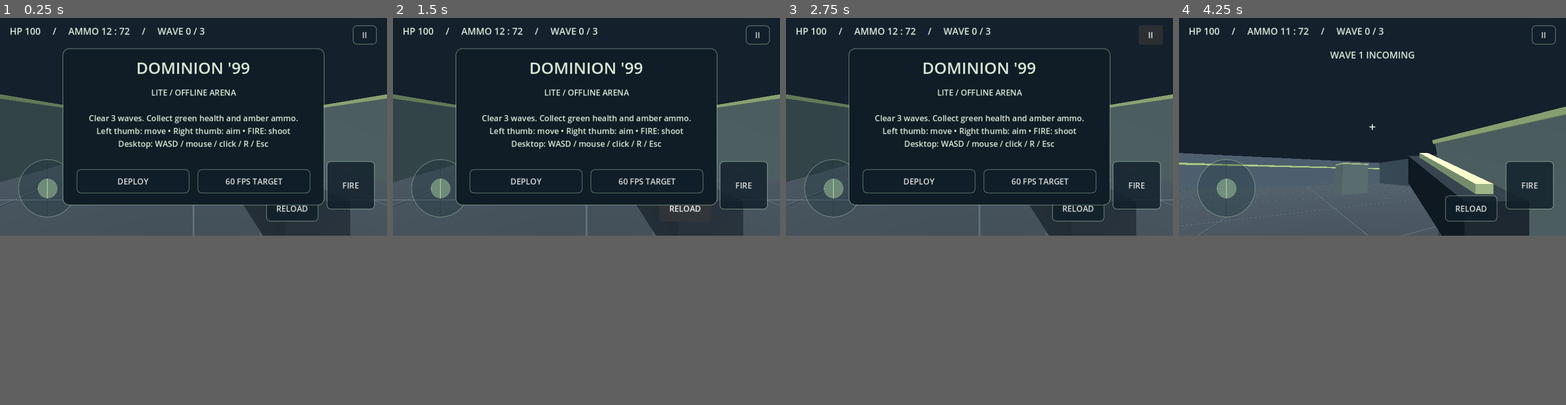
Above: before the commit, frames 1-4 (left to right).
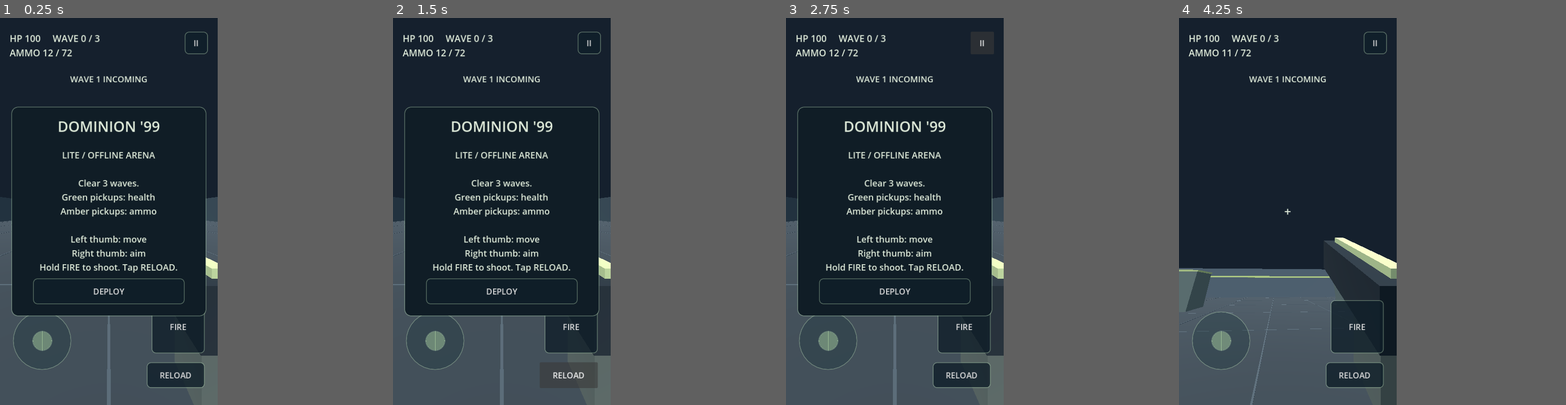
Above: after the commit, the same moments.

Repository: Tweeksterr91/dominion-99-lite
Game: Godot game, scene res://main.tscn
The game is run twice, just before and just after one commit, with the same random seed, the same clock (stepped at 60 frames per second) and the same inputs.
Inputs (mouse positions are in pixels of both pictures, inside the frame that each line leads up to):
- Up to frame 1 (0.25 s): no input
- Up to frame 2 (1.5 s): click "FIRE" at 0.5 s; click "RELOAD" at 1.25 s
- Up to frame 3 (2.75 s): click "II" at 2 s
- Up to frame 4 (4.25 s): click "DEPLOY" at 2.75 s; tap Enter at 3.5 s; move the mouse to (1391, 126) at 3.52 s; hold W from 3.53 s (still down); tap R at 3.6 s; click (1391, 126) at 3.67 s
In our replay, the window is 800x450 before the commit and 450x800 after it. These sizes can differ from the game's own. Grey fills any space a smaller window leaves; there, only what the larger window draws over its background counts as a difference.

The runs differ from the first frame. In frame 1, 31% of the frame differs, in the area x 0-100%, y 1-100%; in frame 2, 32%; in frame 3, 31%; in frame 4, 37%.

Commit message:
Make Android gameplay portrait with a fixed 60 FPS cap

Diff:
--- a/project.godot
+++ b/project.godot
@@ -8,13 +8,13 @@
 config/icon="res://icon.svg"
 
 [display]
-window/size/viewport_width=960
-window/size/viewport_height=540
-window/size/window_width_override=960
-window/size/window_height_override=540
+window/size/viewport_width=540
+window/size/viewport_height=960
+window/size/window_width_override=540
+window/size/window_height_override=960
 window/stretch/mode="canvas_items"
-window/stretch/aspect="keep"
-window/handheld/orientation=0
+window/stretch/aspect="expand"
+window/handheld/orientation=1
 
 [rendering]
 textures/vram_compression/import_etc2_astc=true
--- a/scripts/main.gd
+++ b/scripts/main.gd
@@ -36,10 +36,8 @@
 var fire_button: Button
 var reload_button: Button
 var pause_button: Button
-var quality_button: Button
 var pad: Panel
 var knob: Panel
-var low_power := false
 var flash: MeshInstance3D
 var flash_left := 0.0
 var shot_sound: AudioStreamPlayer
@@ -50,7 +48,7 @@
 	_make_player()
 	_make_audio()
 	_make_ui()
-	_show_menu("DOMINION '99", "LITE / OFFLINE ARENA\n\nClear 3 waves. Collect green health and amber ammo.\nLeft thumb: move • Right thumb: aim • FIRE: shoot\nDesktop: WASD / mouse / click / R / Esc", "DEPLOY")
+	_show_menu("DOMINION '99", "LITE / OFFLINE ARENA\n\nClear 3 waves.\nGreen pickups: health\nAmber pickups: ammo\n\nLeft thumb: move\nRight thumb: aim\nHold FIRE to shoot. Tap RELOAD.", "DEPLOY")
 
 func _material(color: Color, glow := false) -> StandardMaterial3D:
 	var mat := StandardMaterial3D.new()
@@ -123,6 +121,8 @@
 	camera = Camera3D.new()
 	camera.position.y = 1.55
 	camera.fov = 78
+	# Preserve horizontal awareness and keep the pistol visible in portrait.
+	camera.keep_aspect = Camera3D.KEEP_WIDTH
 	camera.far = 65
 	player.add_child(camera)
 	gun = Node3D.new()
@@ -198,48 +198,58 @@
 	root.set_anchors_and_offsets_preset(Control.PRESET_FULL_RECT)
 	root.mouse_filter = Control.MOUSE_FILTER_IGNORE
 	layer.add_child(root)
-	hud = _label(root, "", Vector2(24, 16), Vector2(730, 40), 23)
-	status = _label(root, "", Vector2(200, 75), Vector2(560, 50), 23)
+	hud = _label(root, "", Vector2(24, 34), Vector2(390, 82), 23)
+	status = _label(root, "", Vector2.ZERO, Vector2(492, 64), 21)
+	_place(status, Vector2(0.5, 0), Vector2(-246, 136), Vector2(492, 64))
+	status.autowrap_mode = TextServer.AUTOWRAP_WORD_SMART
 	status.horizontal_alignment = HORIZONTAL_ALIGNMENT_CENTER
-	var crosshair := _label(root, "+", Vector2(465, 249), Vector2(30, 42), 30)
+	var crosshair := _label(root, "+", Vector2.ZERO, Vector2(30, 42), 30)
+	_place(crosshair, Vector2(0.5, 0.5), Vector2(-15, -21), Vector2(30, 42))
+	crosshair.name = "Crosshair"
 	crosshair.horizontal_alignment = HORIZONTAL_ALIGNMENT_CENTER
 	pad = Panel.new()
-	pad.position = Vector2(45, 350)
-	pad.size = Vector2(145, 145)
 	pad.mouse_filter = Control.MOUSE_FILTER_IGNORE
 	pad.add_theme_stylebox_override("panel", _style(Color(0.1, 0.2, 0.23, 0.35), 72))
 	root.add_child(pad)
+	_place(pad, Vector2(0, 1), Vector2(32, -232), Vector2(145, 145))
 	knob = Panel.new()
 	knob.size = Vector2(50, 50)
 	knob.position = Vector2(47.5, 47.5)
 	knob.mouse_filter = Control.MOUSE_FILTER_IGNORE
 	knob.add_theme_stylebox_override("panel", _style(Color(0.7, 0.85, 0.65, 0.45), 25))
 	pad.add_child(knob)
-	fire_button = _button(root, "FIRE", Vector2(810, 355), Vector2(120, 120), _shoot)
-	reload_button = _button(root, "RELOAD", Vector2(660, 440), Vector2(130, 65), _reload)
-	pause_button = _button(root, "II", Vector2(875, 18), Vector2(60, 48), _pause)
+	fire_button = _button(root, "FIRE", Vector2.ZERO, Vector2(132, 132), _shoot)
+	_place(fire_button, Vector2(1, 1), Vector2(-164, -260), Vector2(132, 132))
+	reload_button = _button(root, "RELOAD", Vector2.ZERO, Vector2(144, 64), _reload)
+	_place(reload_button, Vector2(1, 1), Vector2(-176, -106), Vector2(144, 64))
+	pause_button = _button(root, "II", Vector2.ZERO, Vector2(58, 56), _pause)
+	_place(pause_button, Vector2(1, 0), Vector2(-82, 34), Vector2(58, 56))
 	damage = ColorRect.new()
 	damage.set_anchors_and_offsets_preset(Control.PRESET_FULL_RECT)
 	damage.color = Color(0.8, 0.1, 0.05, 0)
 	damage.mouse_filter = Control.MOUSE_FILTER_IGNORE
 	root.add_child(damage)
 	menu = Panel.new()
-	menu.position = Vector2(155, 75)
-	menu.size = Vector2(650, 390)
 	menu.add_theme_stylebox_override("panel", _style(Color("101d26"), 16))
 	root.add_child(menu)
-	menu_title = _label(menu, "", Vector2(30, 20), Vector2(590, 60), 40)
+	_place(menu, Vector2(0.5, 0.5), Vector2(-242, -260), Vector2(484, 520))
+	menu_title = _label(menu, "", Vector2(28, 24), Vector2(428, 60), 36)
 	menu_title.horizontal_alignment = HORIZONTAL_ALIGNMENT_CENTER
-	menu_body = _label(menu, "", Vector2(30, 95), Vector2(590, 175), 20)
+	menu_body = _label(menu, "", Vector2(28, 104), Vector2(428, 290), 22)
+	menu_body.autowrap_mode = TextServer.AUTOWRAP_WORD_SMART
 	menu_body.horizontal_alignment = HORIZONTAL_ALIGNMENT_CENTER
-	start_button = _button(menu, "DEPLOY", Vector2(35, 300), Vector2(280, 60), _start)
-	quality_button = _button(menu, "60 FPS TARGET", Vector2(335, 300), Vector2(280, 60), _quality)
+	start_button = _button(menu, "DEPLOY", Vector2(54, 426), Vector2(376, 64), _start)
 	_update_hud()
 
-func _quality() -> void:
-	low_power = not low_power
-	Engine.max_fps = 30 if low_power else 60
-	quality_button.text = "30 FPS / SAVE POWER" if low_power else "60 FPS TARGET"
+func _place(control: Control, anchor: Vector2, offset: Vector2, dimensions: Vector2) -> void:
+	control.anchor_left = anchor.x
+	control.anchor_right = anchor.x
+	control.anchor_top = anchor.y
+	control.anchor_bottom = anchor.y
+	control.offset_left = offset.x
+	control.offset_top = offset.y
+	control.offset_right = offset.x + dimensions.x
+	control.offset_bottom = offset.y + dimensions.y
 
 func _show_menu(title: String, body: String, action: String) -> void:
 	running = false
@@ -263,7 +273,7 @@
 
 func _pause() -> void:
 	if running:
-		_show_menu("PAUSED", "DOMINION '99 (LITE)\n\nTake a breather. Your arena is waiting.\nUse 30 FPS to reduce power use and heat.", "RESUME")
+		_show_menu("PAUSED", "DOMINION '99 (LITE)\n\nTake a breather.\nYour arena is waiting.", "RESUME")
 
 func _notification(what: int) -> void:
 	if what == NOTIFICATION_APPLICATION_PAUSED and running:
@@ -467,7 +477,7 @@
 			item.queue_free()
 
 func _update_hud() -> void:
-	hud.text = "HP %03d     /     AMMO %02d : %02d     /     WAVE %d / %d" % [health, ammo, reserve, wave, LAST_WAVE]
+	hud.text = "HP %03d     WAVE %d / %d\nAMMO %02d / %02d" % [health, wave, LAST_WAVE, ammo, reserve]
 	if reload_left > 0:
 		status.text = "RELOADING..."
 	elif ammo == 0 and reserve == 0:
Not shown, changed: export_presets.cfg
Not shown, changed: RELEASE_NOTES.md
